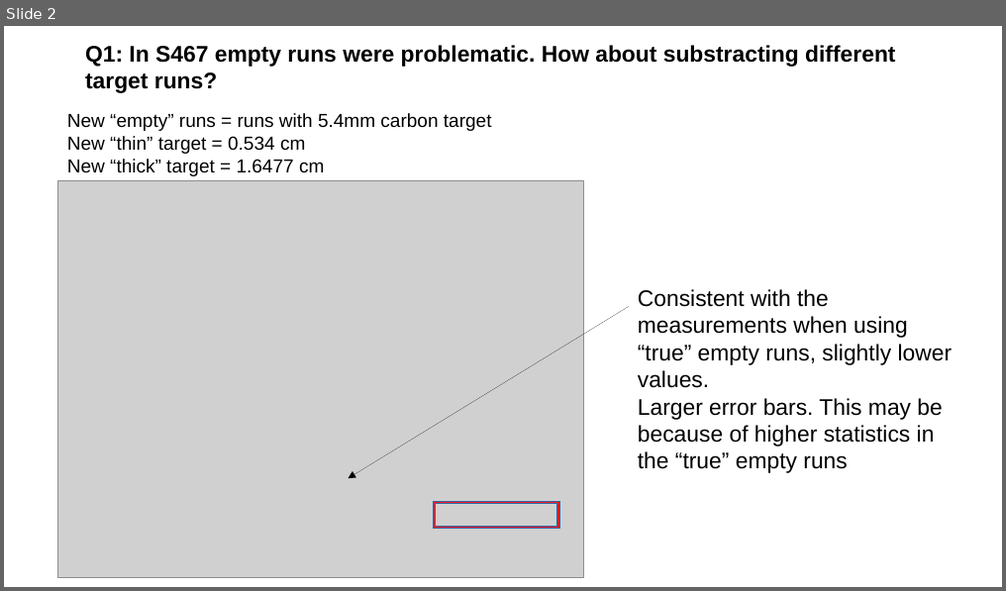
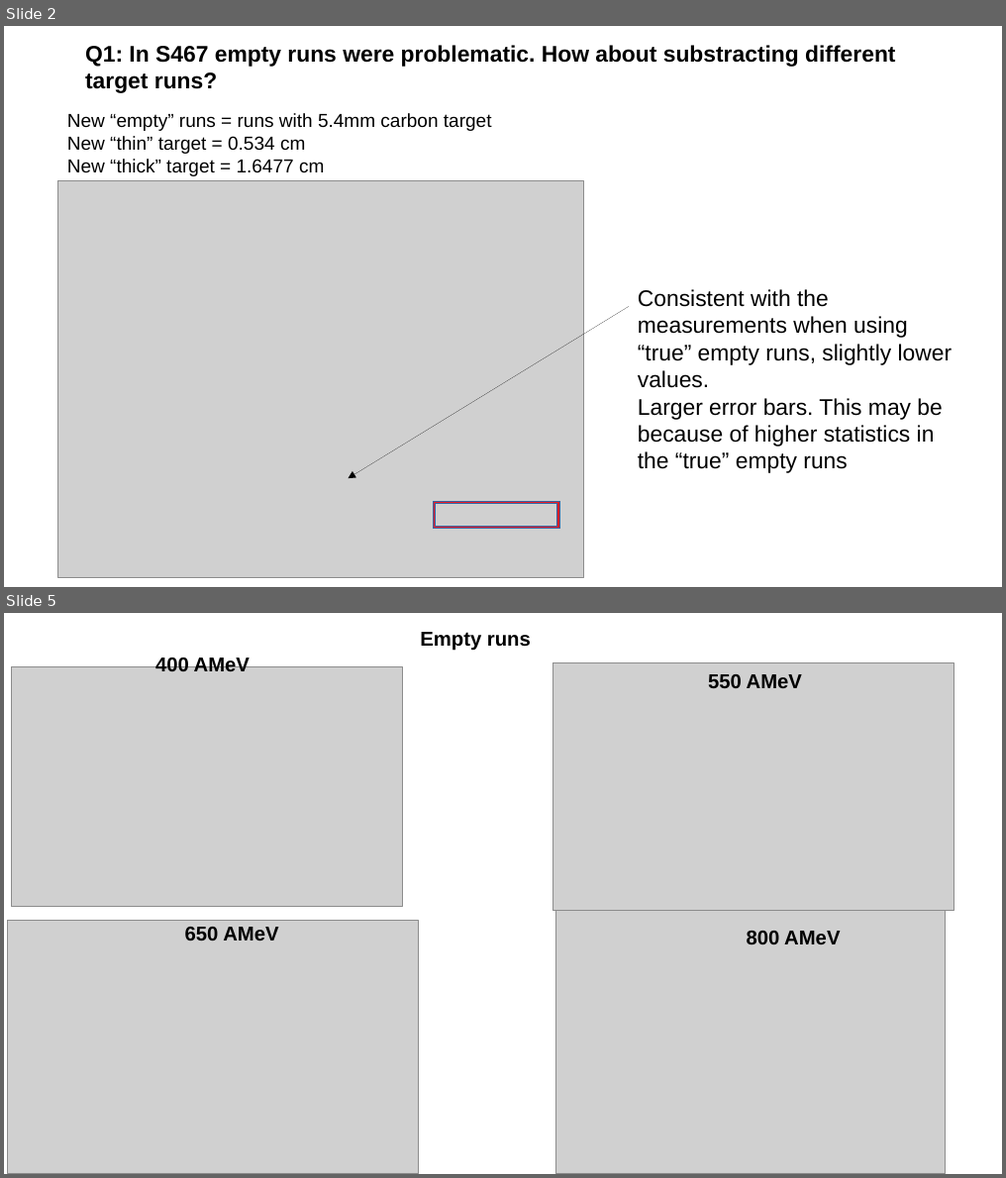
Before and after one commit to jenegger/r3bweek24_gsi, a slide deck: analysis_s444_comments_from_r3bweek.odp. Shown one above the other, each under a label of ours: slide 2 before the commit, slides 2 and 5 after it; the slides between them are not shown. The pictures are 1006x591 and 1006x1178 pixels, drawn with LibreOffice and Linux fonts; fonts in the diff are those of the drawing; grey boxes stand for pictures. Boxes give left, top, right and bottom in pixels: in the first picture for what was removed or moved away, otherwise in the second. Text is boxed around its words. In the diff, an @@ line names an element or a change of style, - is before the commit and + after.

```diff
--- a/analysis_s444_comments_from_r3bweek.odp
+++ b/analysis_s444_comments_from_r3bweek.odp
@@ slide 5 added at <box>4,613,1002,1174</box>, background #FFFFFF @@
@@ text added at <box>420,632,531,651</box>, 16 pt, text #000000, bold @@
+Empty runs
@@ picture added at <box>11,667,402,906</box> @@
@@ text added at <box>155,656,250,671</box>, 16 pt, text #000000, bold @@
+400 AMeV
@@ picture added at <box>552,663,954,911</box> @@
@@ text added at <box>708,674,802,688</box>, 16 pt, text #000000, bold @@
+550 AMeV
@@ picture added at <box>8,921,419,1174</box> @@
@@ text added at <box>185,927,278,941</box>, 16 pt, text #000000, bold @@
+650 AMeV
@@ picture added at <box>556,911,945,1174</box> @@
@@ text added at <box>746,931,840,945</box>, 16 pt, text #000000, bold @@
+800 AMeV
```
Also in this commit, not shown: 1 slide changed, 5 other slides added, 39 other files.
